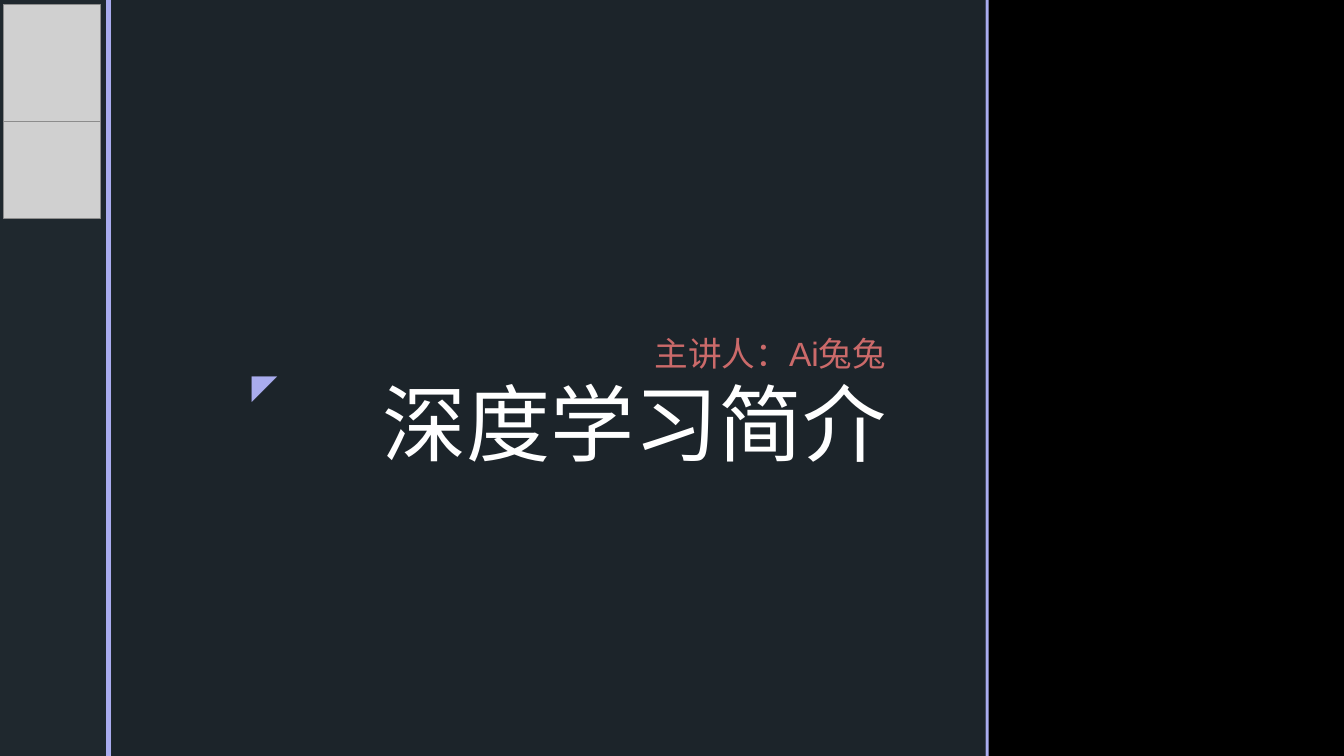
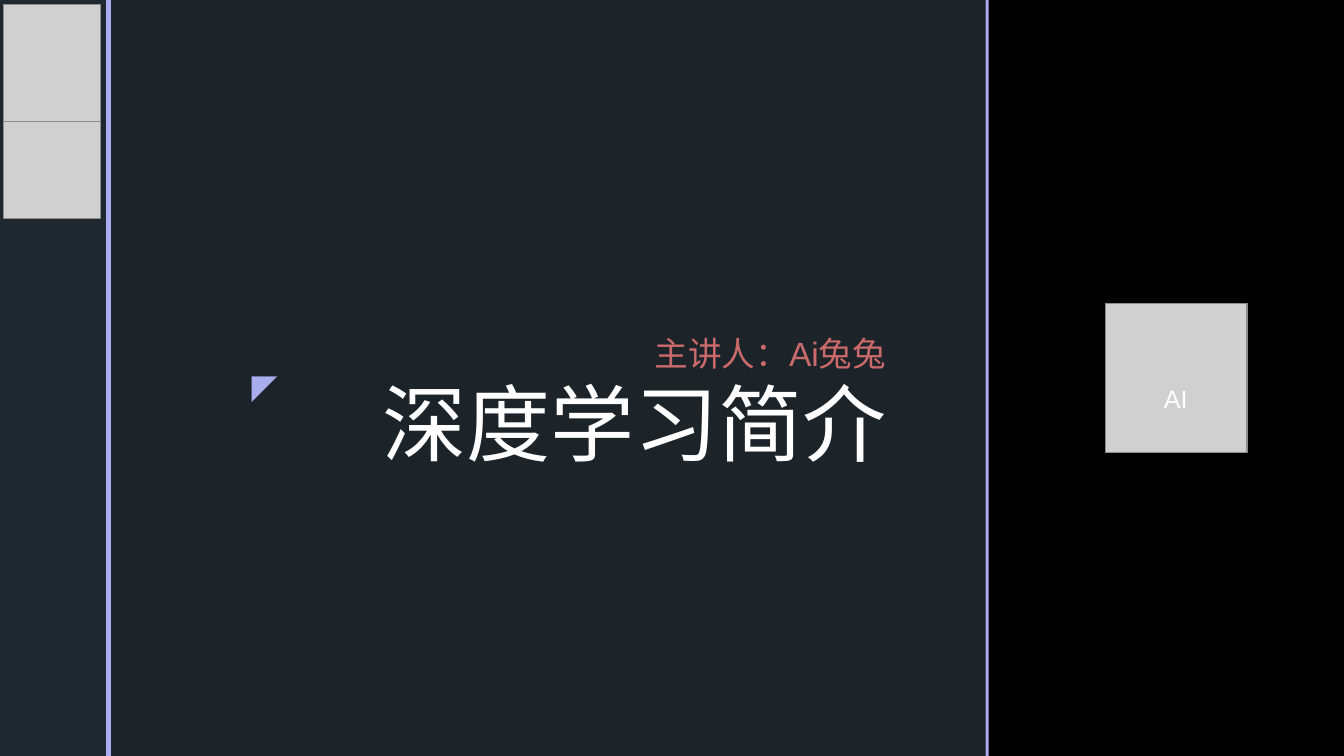
Before and after one commit to SakigamiYang/PyCon, a slide deck: slide 1 of Python-Meetup/20210523/深度学习简介.pptx. Drawn at 1344x756 pixels with LibreOffice and Linux fonts; fonts in the diff are those of the drawing; grey boxes stand for pictures; background and template pictures are left out. Boxes give left, top, right and bottom in pixels: in the first picture for what was removed or moved away, otherwise in the second. Text is boxed around its words. In the diff, an @@ line names an element or a change of style, - is before the commit and + after.

```diff
--- a/Python-Meetup/20210523/深度学习简介.pptx
+++ b/Python-Meetup/20210523/深度学习简介.pptx
@@ picture added at (1106, 303, 1248, 453) @@
@@ text added at (1164, 391, 1188, 408), 18 pt, text #FFFFFF @@
+AI
```
Also in this commit, not shown: 4 other slides changed, 1 slide added, 5 other files.
